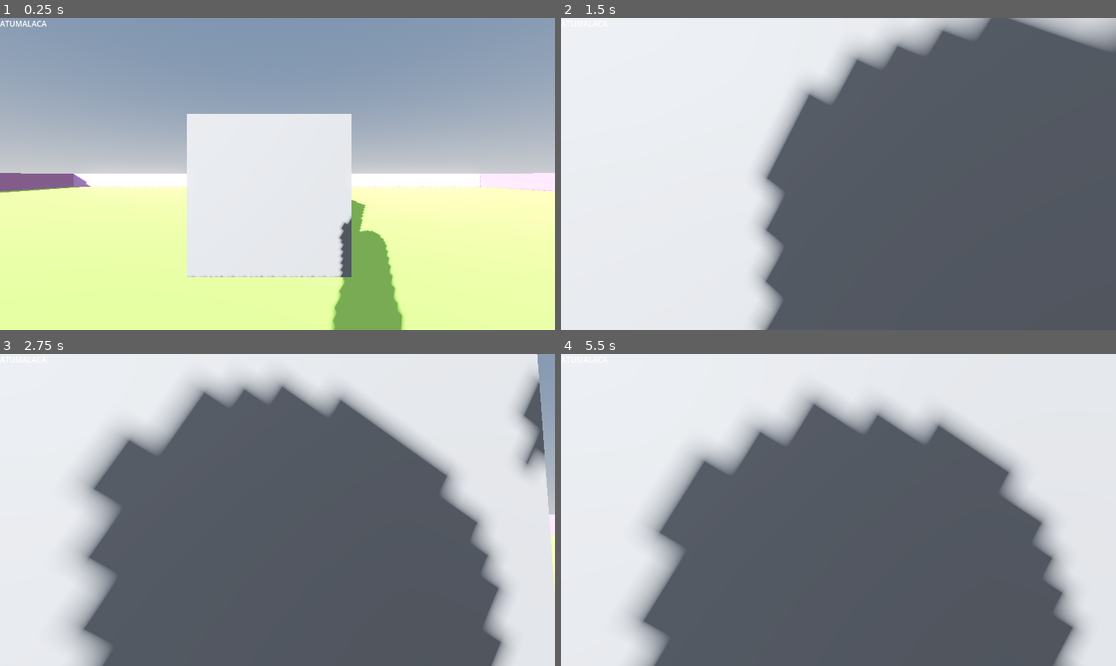
Above: before the commit, frames 1-4 (two rows, left to right).
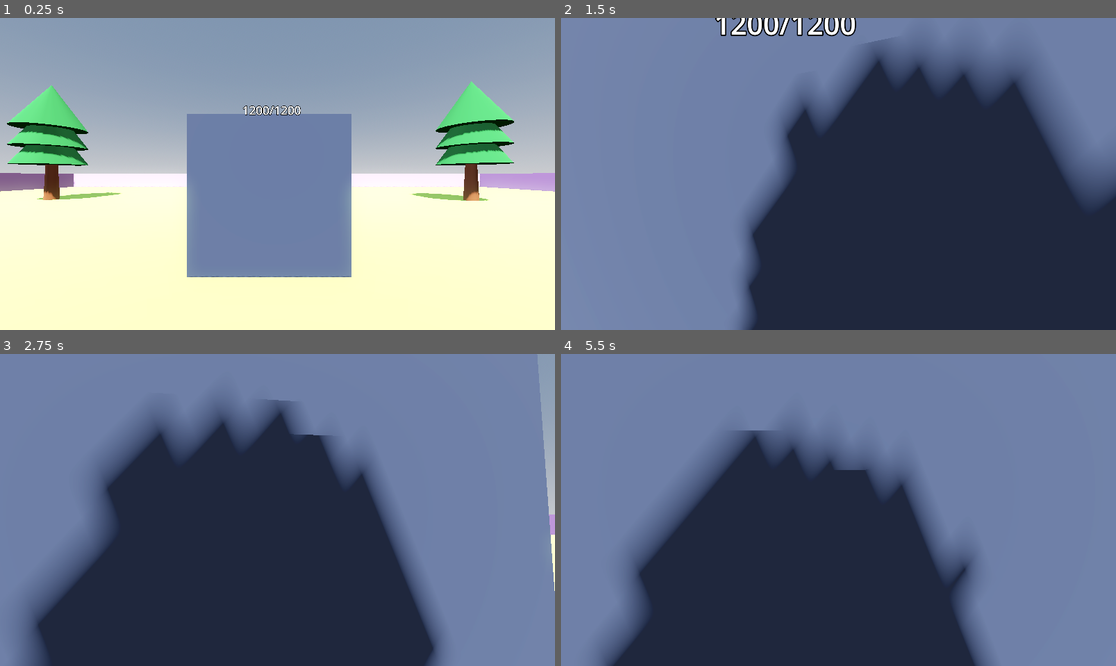
Above: after the commit, the same moments.

Repository: VrituuRuby/golem-factory
Game: Godot game, scene res://scenes/world/world.tscn
The game is run twice, just before and just after one commit, with the same random seed, the same clock (stepped at 60 frames per second) and the same inputs. Before the commit the project starts from res://scenes/world.tscn.
Inputs (mouse positions are in pixels of both pictures, inside the frame that each line leads up to):
- Up to frame 1 (0.25 s): no input
- Up to frame 2 (1.5 s): move the mouse to (866, 174) at 0.52 s; hold W (up) from 0.53 s (still down); click (866, 174) at 0.6 s; tap Space (jump) at 0.77 s; move the mouse to (810, 174) at 1.27 s; click (810, 174) at 1.35 s
- Up to frame 3 (2.75 s): keep holding W (up); tap Space (jump) at 1.52 s; move the mouse to (288, 503) at 2.02 s; click (288, 503) at 2.1 s
- Up to frame 4 (5.5 s): keep holding W (up); move the mouse to (832, 516) at 2.77 s; click (832, 516) at 2.85 s; tap Space (jump) at 3.02, 3.77, 4.52 s; move the mouse to (877, 513) at 3.52 s; click (877, 513) at 3.6 s; move the mouse to (794, 506) at 4.27 s; click (794, 506) at 4.35 s; move the mouse to (844, 510) at 5.02 s; click (844, 510) at 5.1 s

The runs differ from the first frame. In frame 1, 59% of the frame differs, in the area x 0-100%, y 0-100%; in frame 2, 98%; in frame 3, 97%; in frame 4, 98%.

Commit message:
file structure, pickupable items, primitive inventory system

Diff:
--- a/project.godot
+++ b/project.godot
@@ -14,6 +14,10 @@
 run/main_scene="uid://bjys08yol4m85"
 config/features=PackedStringArray("4.5", "Forward Plus")
 config/icon="res://icon.svg"
+
+[autoload]
+
+Inventory="*res://scripts/systems/inventory.gd"
 
 [input]
 
--- /dev/null
+++ b/scenes/items/stone.tres
@@ -0,0 +1,9 @@
+[gd_resource type="Resource" script_class="ItemData" load_steps=2 format=3 uid="uid://btujepeutb7ge"]
+
+[ext_resource type="Script" uid="uid://cg4gop0hq8bt7" path="res://scripts/data/item_data.gd" id="1_jmuhp"]
+
+[resource]
+script = ExtResource("1_jmuhp")
+id = "stone"
+name = "Stone"
+mesh_color = Color(0.2927898, 0.32940754, 0.43801382, 1)
--- /dev/null
+++ b/scenes/items/wood.tres
@@ -0,0 +1,9 @@
+[gd_resource type="Resource" script_class="ItemData" load_steps=2 format=3 uid="uid://b0fufm160to34"]
+
+[ext_resource type="Script" uid="uid://cg4gop0hq8bt7" path="res://scripts/data/item_data.gd" id="1_h8bct"]
+
+[resource]
+script = ExtResource("1_h8bct")
+id = "wood"
+name = "Wood"
+mesh_color = Color(0.51551205, 0.28811994, 0.15752906, 1)
--- a/scripts/item_pickup.gd
+++ b/scenes/pickups/item_pickup.gd
@@ -1,4 +1,5 @@
 extends RigidBody3D
+class_name ItemPickup
 
 var velocity := Vector3.ZERO
 var spawn_force = 5
@@ -7,10 +8,10 @@
 @export var mesh: MeshInstance3D
 @export var collectableTimer: Timer
 
+@export var item_data: ItemData
+
 var isCollectable := false
 var inCollectableArea := false
-
-var collected = false;
 
 func _ready() -> void:
 	collectableTimer.start()
@@ -21,6 +22,9 @@
 	axis_lock_angular_z = true
 
 	apply_central_impulse(randomDir.normalized() * spawn_force)
+
+	var mat = mesh.get_active_material(0)
+	mat.albedo_color = item_data.mesh_color
 
 func _process(delta: float) -> void:
 	time += delta
@@ -37,8 +41,8 @@
 	inCollectableArea = false
 
 func _pickup() -> void:
-	queue_free();
+	if Inventory.add_item(item_data):
+		queue_free()
 
 func _on_collectable_timer_timeout() -> void:
 	isCollectable = true
-	pass # Replace with function body.
--- a/scenes/item_pickup.tscn
+++ b/scenes/pickups/item_pickup.tscn
@@ -1,16 +1,23 @@
-[gd_scene load_steps=4 format=3 uid="uid://di0mf7ym06ngw"]
+[gd_scene load_steps=6 format=3 uid="uid://di0mf7ym06ngw"]
 
-[ext_resource type="Script" uid="uid://bmoyh8o25rq7d" path="res://scripts/item_pickup.gd" id="1_lgqak"]
+[ext_resource type="Script" uid="uid://bmoyh8o25rq7d" path="res://scenes/pickups/item_pickup.gd" id="1_o5jsg"]
+
+[sub_resource type="StandardMaterial3D" id="StandardMaterial3D_o5jsg"]
 
 [sub_resource type="BoxMesh" id="BoxMesh_12acp"]
+material = SubResource("StandardMaterial3D_o5jsg")
 size = Vector3(0.25, 0.25, 0.25)
 
 [sub_resource type="SphereShape3D" id="SphereShape3D_lgqak"]
 radius = 0.25
 
+[sub_resource type="CylinderShape3D" id="CylinderShape3D_o5jsg"]
+height = 0.4140625
+radius = 0.84814453
+
 [node name="ItemPickup" type="RigidBody3D" node_paths=PackedStringArray("mesh", "collectableTimer")]
 collision_layer = 4
-script = ExtResource("1_lgqak")
+script = ExtResource("1_o5jsg")
 mesh = NodePath("MeshInstance3D")
 collectableTimer = NodePath("CollectableTimer")
 
@@ -25,7 +32,7 @@
 collision_mask = 2
 
 [node name="CollisionShape3D" type="CollisionShape3D" parent="Area3D"]
-shape = SubResource("SphereShape3D_lgqak")
+shape = SubResource("CylinderShape3D_o5jsg")
 
 [node name="CollectableTimer" type="Timer" parent="."]
 wait_time = 0.5
--- a/scenes/player.tscn
+++ b/scenes/player/player.tscn
@@ -1,6 +1,7 @@
-[gd_scene load_steps=4 format=3 uid="uid://83wfhqbt1ff0"]
+[gd_scene load_steps=5 format=3 uid="uid://83wfhqbt1ff0"]
 
-[ext_resource type="Script" uid="uid://btu8t8ahjulr4" path="res://scripts/player.gd" id="1_3vyb7"]
+[ext_resource type="Script" uid="uid://btu8t8ahjulr4" path="res://scenes/player/player.gd" id="1_3vyb7"]
+[ext_resource type="Script" uid="uid://cymvf3d2bjw77" path="res://scenes/player/ui.gd" id="2_dovo2"]
 
 [sub_resource type="CapsuleShape3D" id="CapsuleShape3D_rwgxs"]
 
@@ -31,12 +32,22 @@
 
 [node name="Control" type="Control" parent="CanvasLayer"]
 layout_mode = 3
-anchors_preset = 0
-offset_right = 40.0
-offset_bottom = 40.0
+anchors_preset = 15
+anchor_right = 1.0
+anchor_bottom = 1.0
+grow_horizontal = 2
+grow_vertical = 2
+mouse_filter = 2
+script = ExtResource("2_dovo2")
 
-[node name="Label" type="Label" parent="CanvasLayer/Control"]
-layout_mode = 0
-offset_right = 40.0
-offset_bottom = 23.0
-text = "ATUMALACA"
+[node name="VBoxContainer" type="VBoxContainer" parent="CanvasLayer/Control"]
+layout_mode = 1
+anchors_preset = 3
+anchor_left = 1.0
+anchor_top = 1.0
+anchor_right = 1.0
+anchor_bottom = 1.0
+offset_left = -40.0
+offset_top = -40.0
+grow_horizontal = 0
+grow_vertical = 0
--- /dev/null
+++ b/scenes/player/ui.gd
@@ -0,0 +1,19 @@
+extends Control
+
+const LABEL = preload("res://scenes/ui/resourse_label.tscn")
+
+@onready var _list: VBoxContainer = $VBoxContainer
+
+func _ready() -> void:
+	Inventory.update.connect(_update_ui)
+
+func _update_ui(items: Dictionary) -> void:
+	for child in _list.get_children():
+		child.queue_free()
+
+	for item in items.keys():
+		var amount = items[item]
+		var label = LABEL.instantiate()
+		label.text = "%s: %s" % [item.name, amount]
+		label.modulate = item.mesh_color
+		_list.add_child(label)
--- /dev/null
+++ b/scenes/sources/ore.gd
@@ -0,0 +1,20 @@
+extends Harvestable
+
+@onready var label_3d := $Label3D as Label3D
+
+const ITEM_PICKUP := preload("res://scenes/pickups/item_pickup.tscn")
+const ITEM_DATA := preload("res://scenes/items/stone.tres")
+
+func _ready() -> void:
+	super._ready()
+	label_3d.text = "%d/%d" % [current_amount, available_amount]
+	print('Ore', current_amount, available_amount)
+
+func _on_harvested(collision_position: Vector3) -> void:
+	super._on_harvested(collision_position)
+	label_3d.text = "%d/%d" % [current_amount, available_amount]
+	var pickup := ITEM_PICKUP.instantiate() as ItemPickup
+	pickup.position = collision_position
+
+	pickup.item_data = ITEM_DATA;
+	get_parent().add_child(pickup)
--- a/scenes/ore.tscn
+++ b/scenes/sources/ore.tscn
@@ -1,16 +1,21 @@
-[gd_scene load_steps=4 format=3 uid="uid://gspb3kwsy36c"]
+[gd_scene load_steps=5 format=3 uid="uid://gspb3kwsy36c"]
 
-[ext_resource type="Script" uid="uid://col5p4f01es84" path="res://scripts/ore.gd" id="1_84iim"]
+[ext_resource type="Script" uid="uid://col5p4f01es84" path="res://scenes/sources/ore.gd" id="1_84iim"]
+
+[sub_resource type="StandardMaterial3D" id="StandardMaterial3D_wbpm2"]
+albedo_color = Color(0.263055, 0.29790342, 0.38774815, 1)
 
 [sub_resource type="BoxMesh" id="BoxMesh_nnsk1"]
+material = SubResource("StandardMaterial3D_wbpm2")
 
 [sub_resource type="ConcavePolygonShape3D" id="ConcavePolygonShape3D_rwgxs"]
 data = PackedVector3Array(-0.5, 0.5, 0.5, 0.5, 0.5, 0.5, -0.5, -0.5, 0.5, 0.5, 0.5, 0.5, 0.5, -0.5, 0.5, -0.5, -0.5, 0. …(500 unchanged characters)…
 
 [node name="Ore" type="StaticBody3D" groups=["resource"]]
+collision_mask = 5
 script = ExtResource("1_84iim")
-available_amount = 15
-init_required_clicks = 30
+available_amount = 1200
+init_required_clicks = 10
 
 [node name="MeshInstance3D" type="MeshInstance3D" parent="."]
 transform = Transform3D(3.565, 0, 0, 0, 3.565, 0, 0, 0, 3.565, 0, 0.96692085, 0)
@@ -19,3 +24,10 @@
 [node name="CollisionShape3D" type="CollisionShape3D" parent="."]
 transform = Transform3D(3.565, 0, 0, 0, 3.565, 0, 0, 0, 3.565, 0, 0.96692085, 0)
 shape = SubResource("ConcavePolygonShape3D_rwgxs")
+
+[node name="Label3D" type="Label3D" parent="."]
+transform = Transform3D(0.9759662, 0, -0.21792181, 0, 1, 0, 0.21792181, 0, 0.9759662, 0, 3.387507, 0)
+billboard = 1
+no_depth_test = true
+text = "300/300"
+font_size = 72
--- /dev/null
+++ b/scenes/sources/tree.gd
@@ -0,0 +1,11 @@
+extends Harvestable
+
+const ITEM_PICKUP := preload("res://scenes/pickups/item_pickup.tscn")
+const ITEM_DATA := preload("res://scenes/items/wood.tres")
+
+func _on_harvested(collision_position: Vector3) -> void:
+	var pickup := ITEM_PICKUP.instantiate() as ItemPickup
+	pickup.position = collision_position
+
+	pickup.item_data = ITEM_DATA;
+	get_parent().add_child(pickup)
--- /dev/null
+++ b/scenes/sources/tree.tscn
@@ -0,0 +1,48 @@
+[gd_scene load_steps=7 format=3 uid="uid://b58de1ux5lkn"]
+
+[ext_resource type="Script" uid="uid://cvaexff8whhh7" path="res://scenes/sources/tree.gd" id="1_143eb"]
+
+[sub_resource type="CylinderShape3D" id="CylinderShape3D_8irr8"]
+height = 8.246094
+radius = 0.31689453
+
+[sub_resource type="StandardMaterial3D" id="StandardMaterial3D_j3pdv"]
+albedo_color = Color(0.5562579, 0.29856762, 0.18325436, 1)
+
+[sub_resource type="CylinderMesh" id="CylinderMesh_tphbg"]
+material = SubResource("StandardMaterial3D_j3pdv")
+top_radius = 0.12
+height = 8.918
+
+[sub_resource type="StandardMaterial3D" id="StandardMaterial3D_143eb"]
+albedo_color = Color(0.20816317, 0.54333776, 0.25260395, 1)
+
+[sub_resource type="CylinderMesh" id="CylinderMesh_8obal"]
+material = SubResource("StandardMaterial3D_143eb")
+top_radius = 0.0
+bottom_radius = 2.387
+height = 3.887
+
+[node name="Tree" type="StaticBody3D"]
+script = ExtResource("1_143eb")
+
+[node name="CollisionShape3D" type="CollisionShape3D" parent="."]
+transform = Transform3D(1, 0, 0, 0, 1, 0, 0, 0, 1, 0, 3.624403, 0)
+shape = SubResource("CylinderShape3D_8irr8")
+
+[node name="Body" type="MeshInstance3D" parent="."]
+transform = Transform3D(1, 0, 0, 0, 1, 0, 0, 0, 1, 0, 3.9164505, 0)
+mesh = SubResource("CylinderMesh_tphbg")
+
+[node name="Leaf" type="MeshInstance3D" parent="."]
+transform = Transform3D(1, 0, 0, 0, 1, 0, 0, 0, 1, 0, 4.4682627, 0)
+mesh = SubResource("CylinderMesh_8obal")
+
+[node name="Leaf3" type="MeshInstance3D" parent="."]
+transform = Transform3D(1, 0, 0, 0, 1, 0, 0, 0, 1, -0.0051140785, 7.6069546, 0.012048721)
+mesh = SubResource("CylinderMesh_8obal")
+skeleton = NodePath("../Leaf2")
+
+[node name="Leaf2" type="MeshInstance3D" parent="."]
+transform = Transform3D(1, 0, 0, 0, 1, 0, 0, 0, 1, -0.0051140785, 5.9837728, 0.012048721)
+mesh = SubResource("CylinderMesh_8obal")
--- /dev/null
+++ b/scenes/ui/resourse_label.tscn
@@ -0,0 +1,15 @@
+[gd_scene load_steps=3 format=3 uid="uid://ciytjlstkhkxe"]
+
+[sub_resource type="SystemFont" id="SystemFont_60ugd"]
+font_names = PackedStringArray("FreeSans")
+
+[sub_resource type="LabelSettings" id="LabelSettings_4gof3"]
+font = SubResource("SystemFont_60ugd")
+font_size = 32
+outline_size = 4
+outline_color = Color(0, 0, 0, 1)
+
+[node name="ResourseLabel" type="Label"]
+text = "Stone: 0"
+label_settings = SubResource("LabelSettings_4gof3")
+horizontal_alignment = 2
--- a/scenes/world.tscn
+++ b/scenes/world/world.tscn
@@ -1,7 +1,8 @@
-[gd_scene load_steps=8 format=3 uid="uid://bjys08yol4m85"]
+[gd_scene load_steps=9 format=3 uid="uid://bjys08yol4m85"]
 
-[ext_resource type="PackedScene" uid="uid://83wfhqbt1ff0" path="res://scenes/player.tscn" id="1_nnsk1"]
-[ext_resource type="PackedScene" uid="uid://gspb3kwsy36c" path="res://scenes/ore.tscn" id="2_rwgxs"]
+[ext_resource type="PackedScene" uid="uid://83wfhqbt1ff0" path="res://scenes/player/player.tscn" id="1_sl2e5"]
+[ext_resource type="PackedScene" uid="uid://gspb3kwsy36c" path="res://scenes/sources/ore.tscn" id="2_1fp7r"]
+[ext_resource type="PackedScene" uid="uid://b58de1ux5lkn" path="res://scenes/sources/tree.tscn" id="3_1fp7r"]
 
 [sub_resource type="ProceduralSkyMaterial" id="ProceduralSkyMaterial_nnsk1"]
 sky_horizon_color = Color(0.66224277, 0.6717428, 0.6867428, 1)
@@ -29,7 +30,7 @@
 environment = SubResource("Environment_4wyf3")
 
 [node name="DirectionalLight3D" type="DirectionalLight3D" parent="."]
-transform = Transform3D(0.74995345, 0.52315086, -0.40482467, -0.44530666, 0.85182464, 0.27585647, 0.4891541, -0.026608378, 0.8717914, -0.33546734, 19.714584, 0.41937256)
+transform = Transform3D(0.56991196, 0.8213963, -0.022549069, -0.45942506, 0.34127605, 0.8200362, 0.6812702, -0.4569889, 0.5718673, -0.33546734, 19.714584, 0.41937256)
 shadow_enabled = true
 
 [node name="Ground" type="CSGBox3D" parent="."]
@@ -62,10 +63,23 @@
 size = Vector3(3.0566406, 1, 1)
 material = SubResource("StandardMaterial3D_4wyf3")
 
-[node name="CharacterBody3D" parent="." instance=ExtResource("1_nnsk1")]
+[node name="CharacterBody3D" parent="." instance=ExtResource("1_sl2e5")]
 transform = Transform3D(1, 0, 0, 0, 1, 0, 0, 0, 1, 0, 2, 0)
 
-[node name="Ore" parent="." instance=ExtResource("2_rwgxs")]
+[node name="Ore" parent="." instance=ExtResource("2_1fp7r")]
 transform = Transform3D(1, 0, 0, 0, 1, 0, 0, 0, 1, -0.09878349, 0.78513145, -6.1904297)
-available_amount = 5
-init_required_clicks = 3
+
+[node name="Tree" parent="." instance=ExtResource("3_1fp7r")]
+transform = Transform3D(1, 0, 0, 0, 1, 0, 0, 0, 1, 7.8636227, 0.5430458, 3.8587255)
+
+[node name="Tree2" parent="." instance=ExtResource("3_1fp7r")]
+transform = Transform3D(1, 0, 0, 0, 1, 0, 0, 0, 1, -7.700792, 0.5430458, 14.184463)
+
+[node name="Tree3" parent="." instance=ExtResource("3_1fp7r")]
+transform = Transform3D(1, 0, 0, 0, 1, 0, 0, 0, 1, 15.632214, 0.5430458, 21.439754)
+
+[node name="Tree4" parent="." instance=ExtResource("3_1fp7r")]
+transform = Transform3D(1, 0, 0, 0, 1, 0, 0, 0, 1, -19.887217, 0.5430458, -17.982002)
+
+[node name="Tree5" parent="." instance=ExtResource("3_1fp7r")]
+transform = Transform3D(1, 0, 0, 0, 1, 0, 0, 0, 1, 16.524605, 0.5430458, -17.260254)
--- /dev/null
+++ b/scripts/data/item_data.gd
@@ -0,0 +1,6 @@
+class_name ItemData
+extends Resource
+
+@export var id: String
+@export var name: String
+@export var mesh_color: Color
--- a/scripts/harvestable.gd
+++ /dev/null
@@ -1,31 +0,0 @@
-extends StaticBody3D
-class_name Harvestable
-
-@export var available_amount: int = 5
-@export var init_required_clicks = 3
-
-var required_clicks: int = 3
-
-func _ready() -> void:
-    required_clicks = init_required_clicks
-    pass
-
-func click(collision_position: Vector3, click_force: int = 1) -> void:
-    print("Clicked")
-    required_clicks -= click_force
-    if required_clicks == 0:
-        print("Harvested")
-        _on_harvested(collision_position)
-        available_amount -= 1
-        if available_amount == 0:
-            _on_depleted()
-            return
-        required_clicks = init_required_clicks
-
-func _on_depleted() -> void:
-    print("Depleted")
-    queue_free()
-    pass;
-
-func _on_harvested(collision_position: Vector3) -> void:
-    pass;
--- a/scripts/ore.gd
+++ /dev/null
@@ -1,8 +0,0 @@
-extends Harvestable
-
-var itemScene := preload("res://scenes/item_pickup.tscn")
-
-func _on_harvested(collision_position: Vector3) -> void:
-	var pickupItemInstance := itemScene.instantiate()
-	pickupItemInstance.position = collision_position
-	get_parent().add_child(pickupItemInstance)
--- /dev/null
+++ b/scripts/systems/harvestable.gd
@@ -0,0 +1,33 @@
+extends StaticBody3D
+class_name Harvestable
+
+@export var available_amount: int = 10
+@export var init_required_clicks = 3
+
+var current_clicks: int = 0
+var current_amount: int
+
+func _ready() -> void:
+    print("Harvestable ready")
+    current_amount = available_amount
+    print(current_amount, available_amount)
+    pass
+
+func click(collision_position: Vector3, click_force: int = 1) -> void:
+    print("Clicked")
+    current_clicks += click_force
+    if current_clicks >= init_required_clicks:
+        current_amount -= 1
+        current_clicks = 0
+        if current_amount == 0:
+            _on_depleted()
+            return
+        _on_harvested(collision_position)
+
+func _on_depleted() -> void:
+    print("Depleted")
+    queue_free()
+    pass;
+
+func _on_harvested(collision_position: Vector3) -> void:
+    pass;
--- /dev/null
+++ b/scripts/systems/inventory.gd
@@ -0,0 +1,23 @@
+extends Node
+
+var items := {}
+
+signal item_added(item: ItemData, amount: int)
+signal update(items: Dictionary)
+
+func add_item(item: ItemData, amount: int = 1) -> bool:
+	items[item] = items.get(item, 0) + amount
+	item_added.emit(item, amount)
+
+	update.emit(items)
+	return true
+
+func has_item(item: ItemData, amount: int = 1) -> bool:
+	return items.get(item) >= amount
+
+func remove_item(item: ItemData, amount: int = 1) -> bool:
+	if not has_item(item, amount):
+		return false
+	items[item] -= amount
+	update.emit(items)
+	return true
Renamed: scripts/item_pickup.gd.uid -> scenes/pickups/item_pickup.gd.uid
Renamed: scripts/player.gd -> scenes/player/player.gd
Renamed: scripts/player.gd.uid -> scenes/player/player.gd.uid
Not shown, added: scenes/player/ui.gd.uid
Renamed: scripts/ore.gd.uid -> scenes/sources/ore.gd.uid
Not shown, added: scenes/sources/tree.gd.uid
Not shown, added: scripts/data/item_data.gd.uid
Renamed: scripts/harvestable.gd.uid -> scripts/systems/harvestable.gd.uid
Not shown, added: scripts/systems/inventory.gd.uid
